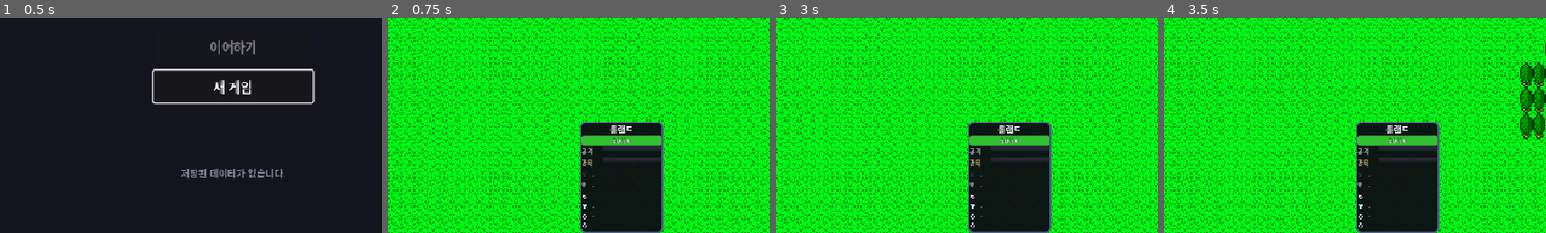
Above: before the commit, frames 1-4 (left to right).
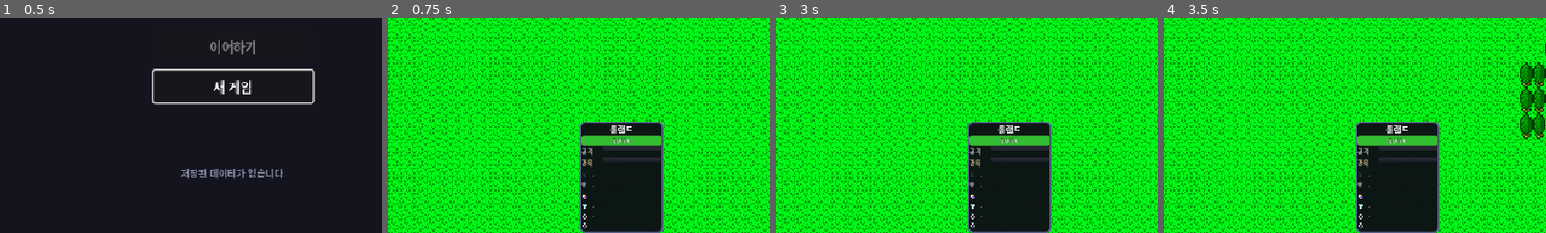
Above: after the commit, the same moments.

Repository: limmmmmmn/Appears-Appears
Game: Godot game, scene res://scenes/main/Main.tscn
Two runs of this game, one before a commit and one after it. Both use one fixed random seed, a clock stepped at 60 frames per second and the inputs below.
Inputs (mouse positions are % of the whole screen's width and height, from its top left):
- Up to frame 1 (0.5 s): no input
- Up to frame 2 (0.75 s): click "새 게임" at 0.5 s
- Up to frame 3 (3 s): click "☰" at 1.25 s; click "게임 계속" at 2 s; tap Enter at 2.75, 2.85 s; move the mouse to (72, 45) at 2.77 s; hold Right (ui_right) from 2.78 s (still down); click (72, 45) at 2.92 s
- Up to frame 4 (3.5 s): keep holding Right (ui_right); tap Space at 3.02 s
The pictures show only the part of the screen within x 19-69%, y 50-100%; the shares and areas given below are measured in that part.

Frame 1 is identical in both runs. In frame 2, 0.1% of the frame differs, in the area x 50-51%, y 50-98%; in frame 3, 0.1%; in frame 4, 0.1%.

Commit message:
refactor: 파티 카드 하이라이트 및 hover 기능 완전 제거
- 카드/장비 슬롯 하이라이트 코드 삭제
- 마우스 hover 이벤트 및 관련 변수 삭제
- 클리핑 래퍼 기능 제거 (position 애니메이션 없음)
- 카드가 항상 고정 위치에 표시됨

https://claude.ai/code/session_01EZ6NoE27XLb4yKkHJtDRDN

Diff:
--- a/scripts/ui/field/BottomPartyCards.gd
+++ b/scripts/ui/field/BottomPartyCards.gd
@@ -1,6 +1,6 @@
 extends Control
 class_name BottomPartyCards
-## 하단 파티 카드 UI - 개별 카드 hover시 위로 슬라이드 + 장비 선택
+## 하단 파티 카드 UI
 
 const SLOT_ICONS := {"main_hand": "⚔", "off_hand": "🛡", "head": "👒", "body": "👕", "acc1": "💍", "acc2": "💍"}
 const SLOT_ORDER := ["main_hand", "off_hand", "head", "body", "acc1", "acc2"]
@@ -8,13 +8,11 @@
 # 카드 크기
 const CARD_WIDTH := 105
 const CARD_HEIGHT := 140
-const CARD_HIDDEN_OFFSET := 0  # 항상 보이게
 
 # 색상
 const HP_COLOR_HIGH := Color(0.2, 0.75, 0.2)
 const HP_COLOR_MID := Color(0.9, 0.7, 0.2)
 const HP_COLOR_LOW := Color(0.9, 0.2, 0.2)
-const HIGHLIGHT_COLOR := Color(0.4, 0.7, 1.0, 0.8)
 
 # 시그널
 signal equipment_dropped(hero_index: int, item_id: String)
@@ -33,14 +31,11 @@
 	var basic_atb_bar: ProgressBar
 	var skill_rows: Dictionary = {}
 	var equip_section: VBoxContainer
-	var equip_rows: Dictionary = {}  # slot_name -> {row, icon, name, highlight}
+	var equip_rows: Dictionary = {}  # slot_name -> {row, icon, name}
 	var hero_index: int = -1
 	var hero_id: String = ""
-	var is_hovered: bool = false
-	var card_highlight: ColorRect = null  # 카드 전체 하이라이트
 
 var hero_cards: Array[HeroCard] = []
-var _any_card_hovered: bool = false
 
 
 func _ready() -> void:
@@ -97,30 +92,16 @@
 	var card := HeroCard.new()
 	card.hero_index = index
 
-	# 클리핑 래퍼 (개별 카드용)
+	# 래퍼
 	card.wrapper = Control.new()
 	card.wrapper.custom_minimum_size = Vector2(CARD_WIDTH, CARD_HEIGHT)
-	card.wrapper.clip_contents = true
-
-	# 메인 패널 (래퍼 안에서 이동)
+
+	# 메인 패널
 	card.panel = PanelContainer.new()
 	card.panel.custom_minimum_size = Vector2(CARD_WIDTH, CARD_HEIGHT)
-	card.panel.position = Vector2(0, CARD_HIDDEN_OFFSET)  # 기본: 아래로 내려감
 	card.panel.set_meta("card_index", index)
 	_style_card_panel(card.panel)
 	card.wrapper.add_child(card.panel)
-
-	# 카드 전체 하이라이트 (숨김 상태로 시작)
-	card.card_highlight = ColorRect.new()
-	card.card_highlight.set_anchors_preset(Control.PRESET_FULL_RECT)
-	card.card_highlight.color = HIGHLIGHT_COLOR
-	card.card_highlight.visible = false
-	card.card_highlight.mouse_filter = Control.MOUSE_FILTER_IGNORE
-	card.panel.add_child(card.card_highlight)
-
-	# 마우스 이벤트 연결
-	card.panel.mouse_entered.connect(_on_card_mouse_entered.bind(card))
-	card.panel.mouse_exited.connect(_on_card_mouse_exited.bind(card))
 
 	# 내부 VBox
 	var vbox := VBoxContainer.new()
@@ -191,25 +172,17 @@
 	vbox.add_child(card.equip_section)
 
 	for slot_name in SLOT_ORDER:
-		var row_data := _create_equip_row_with_highlight(slot_name, card)
+		var row_data := _create_equip_row(slot_name)
 		card.equip_section.add_child(row_data["row"])
 		card.equip_rows[slot_name] = row_data
 
 	return card
 
 
-func _create_equip_row_with_highlight(slot_name: String, card: HeroCard) -> Dictionary:
+func _create_equip_row(slot_name: String) -> Dictionary:
 	var row := HBoxContainer.new()
 	row.add_theme_constant_override("separation", 2)
-	row.mouse_filter = Control.MOUSE_FILTER_STOP  # 마우스 이벤트 받음
-
-	# 하이라이트 배경
-	var highlight := ColorRect.new()
-	highlight.set_anchors_preset(Control.PRESET_FULL_RECT)
-	highlight.color = HIGHLIGHT_COLOR
-	highlight.visible = false
-	highlight.mouse_filter = Control.MOUSE_FILTER_IGNORE
-	row.add_child(highlight)
+	row.mouse_filter = Control.MOUSE_FILTER_IGNORE
 
 	var icon_lbl := Label.new()
 	icon_lbl.name = "Icon"
@@ -230,75 +203,7 @@
 	name_lbl.mouse_filter = Control.MOUSE_FILTER_IGNORE
 	row.add_child(name_lbl)
 
-	# 장비 슬롯 hover 이벤트
-	row.mouse_entered.connect(_on_equip_slot_entered.bind(card, slot_name, highlight))
-	row.mouse_exited.connect(_on_equip_slot_exited.bind(card, highlight))
-
-	return {"row": row, "icon": icon_lbl, "name": name_lbl, "highlight": highlight}
-
-
-func _on_card_mouse_entered(card: HeroCard) -> void:
-	if card.is_hovered:
-		return
-	card.is_hovered = true
-	_any_card_hovered = true
-
-	# 카드 하이라이트 표시
-	if card.card_highlight:
-		card.card_highlight.visible = true
-
-
-func _on_card_mouse_exited(card: HeroCard) -> void:
-	if not card.is_hovered:
-		return
-
-	# 짧은 딜레이 후 확인
-	await get_tree().create_timer(0.03).timeout
-
-	if not is_instance_valid(card.panel):
-		return
-
-	# 마우스가 다시 카드 위에 있으면 무시
-	var mouse_pos := card.panel.get_local_mouse_position()
-	var panel_rect := Rect2(Vector2.ZERO, card.panel.size)
-	if panel_rect.has_point(mouse_pos):
-		return
-
-	card.is_hovered = false
-
-	# 카드 하이라이트 숨김
-	if card.card_highlight:
-		card.card_highlight.visible = false
-
-	# 모든 장비 하이라이트 숨김
-	for slot_name in card.equip_rows:
-		var row_data: Dictionary = card.equip_rows[slot_name]
-		if row_data.has("highlight"):
-			row_data["highlight"].visible = false
-
-	# 모든 카드가 닫혔는지 확인
-	var any_hovered := false
-	for c in hero_cards:
-		if c.is_hovered:
-			any_hovered = true
-			break
-
-	if not any_hovered:
-		_any_card_hovered = false
-
-
-func _on_equip_slot_entered(card: HeroCard, slot_name: String, highlight: ColorRect) -> void:
-	# 카드 전체 하이라이트 숨기고 장비 슬롯 하이라이트 표시
-	if card.card_highlight:
-		card.card_highlight.visible = false
-	highlight.visible = true
-
-
-func _on_equip_slot_exited(card: HeroCard, highlight: ColorRect) -> void:
-	highlight.visible = false
-	# 카드 하이라이트 다시 표시 (카드가 여전히 hover 중이면)
-	if card.is_hovered and card.card_highlight:
-		card.card_highlight.visible = true
+	return {"row": row, "icon": icon_lbl, "name": name_lbl}
 
 
 func _style_card_panel(panel: PanelContainer) -> void:
